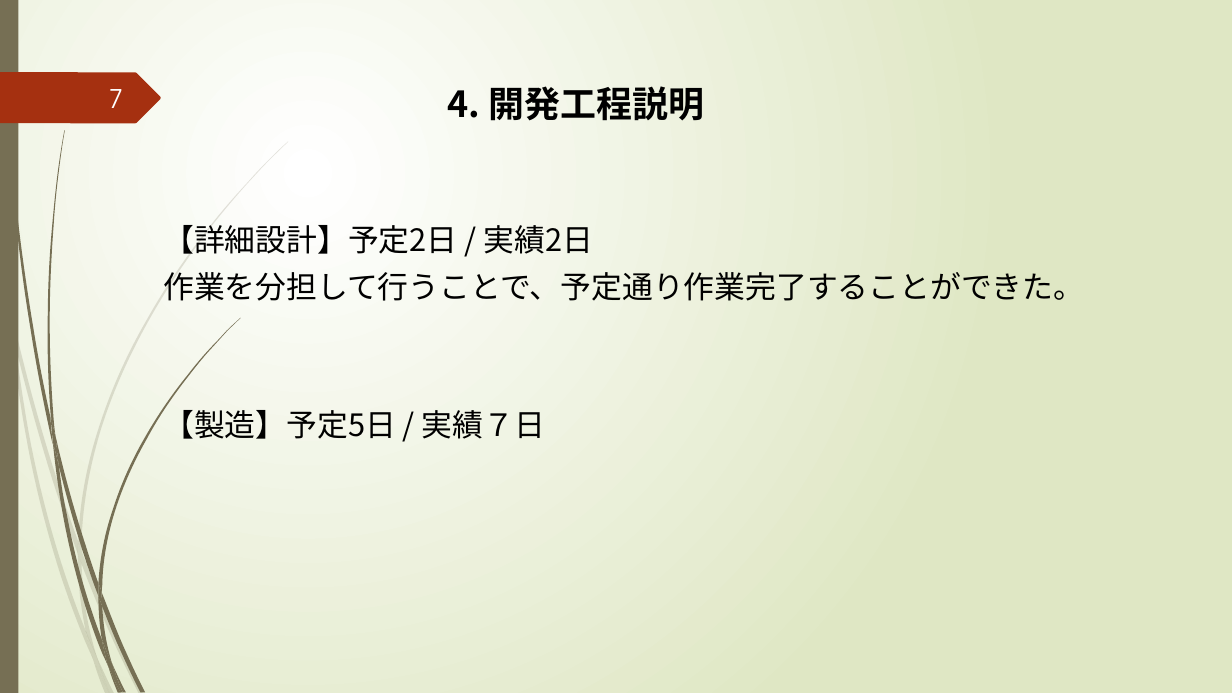
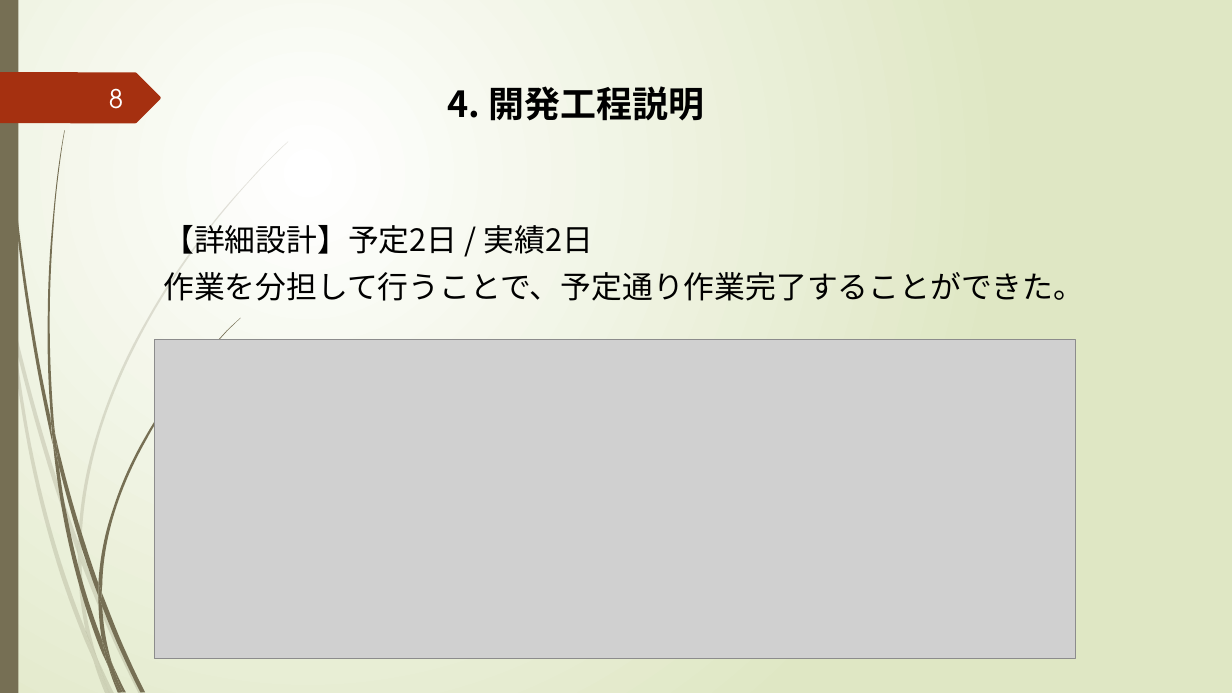
Before and after one commit to k-kuru/team_develop, a slide deck: slide 8 of 05_チーム開発演習_発表会資料/05_チーム開発演習_発表会資料_チーム3.pptx (slide 7 before the commit). Drawn at 1232x693 pixels with LibreOffice and Linux fonts; fonts in the diff are those of the drawing; grey boxes stand for pictures. Boxes give left, top, right and bottom in pixels: in the first picture for what was removed or moved away, otherwise in the second. Text is boxed around its words. In the diff, an @@ line names an element or a change of style, - is before the commit and + after.

```diff
--- a/05_チーム開発演習_発表会資料/05_チーム開発演習_発表会資料_チーム3.pptx
+++ b/05_チーム開発演習_発表会資料/05_チーム開発演習_発表会資料_チーム3.pptx
@@ page number at [109, 88, 123, 109]: text changed @@
-7
+8
@@ picture added at [154, 340, 1076, 659] @@
@@ text at [163, 405, 545, 439]: paragraph removed @@
-【製造】予定5日 / 実績７日
```
Also in this commit, not shown: 11 other slides changed, 3 slides added, 3 other files.
